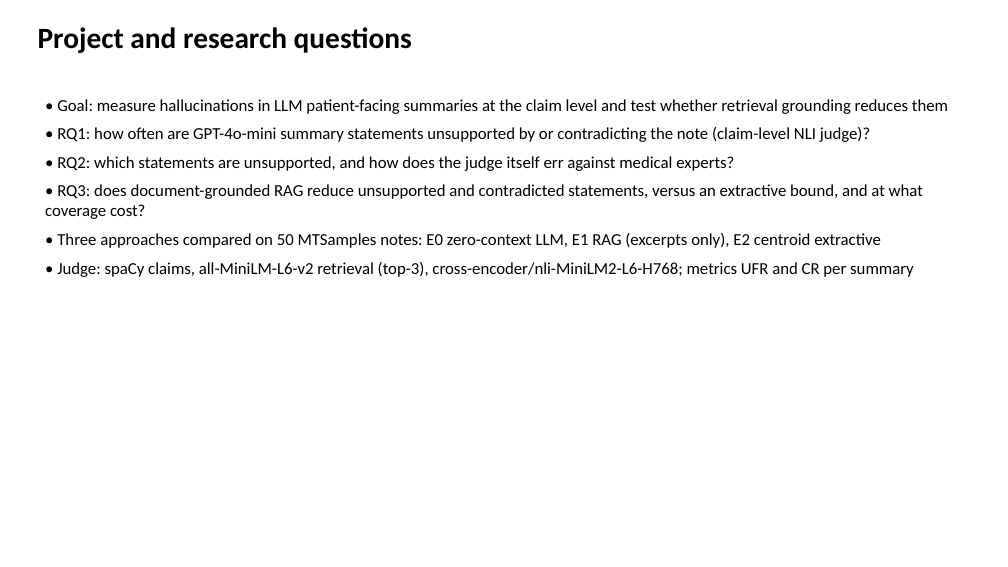
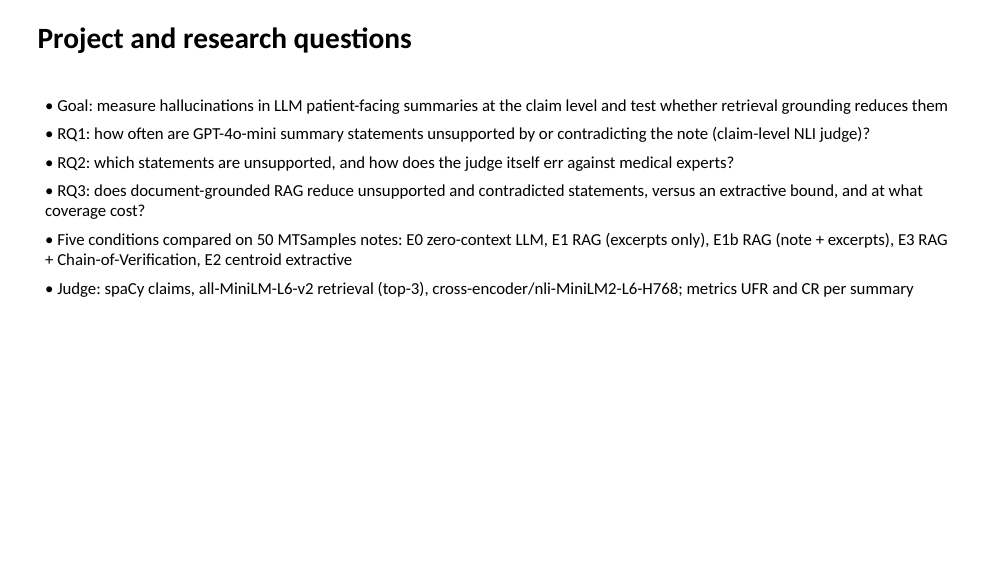
Before and after one commit to slay-a/medical-hallucination-eval, a slide deck: slide 2 of deliverables/Progress_Slides_Fall2026.pptx. Drawn at 1008x567 pixels with LibreOffice and Linux fonts; fonts in the diff are those of the drawing. Boxes give left, top, right and bottom in pixels: in the first picture for what was removed or moved away, otherwise in the second. Text is boxed around its words. In the diff, an @@ line names an element or a change of style, - is before the commit and + after.

```diff
--- a/deliverables/Progress_Slides_Fall2026.pptx
+++ b/deliverables/Progress_Slides_Fall2026.pptx
@@ text at [57,233,947,267]: text changed @@
-• Three approaches compared on 50 MTSamples notes: E0 zero-context LLM, E1 RAG (excerpts only), E2 centroid extractive
+• Five conditions compared on 50 MTSamples notes: E0 zero-context LLM, E1 RAG (excerpts only), E1b RAG (note + excerpts), E3 RAG + Chain-of-Verification, E2 centroid extractive
```
Also in this commit, not shown: 7 other slides changed, 49 other files.
